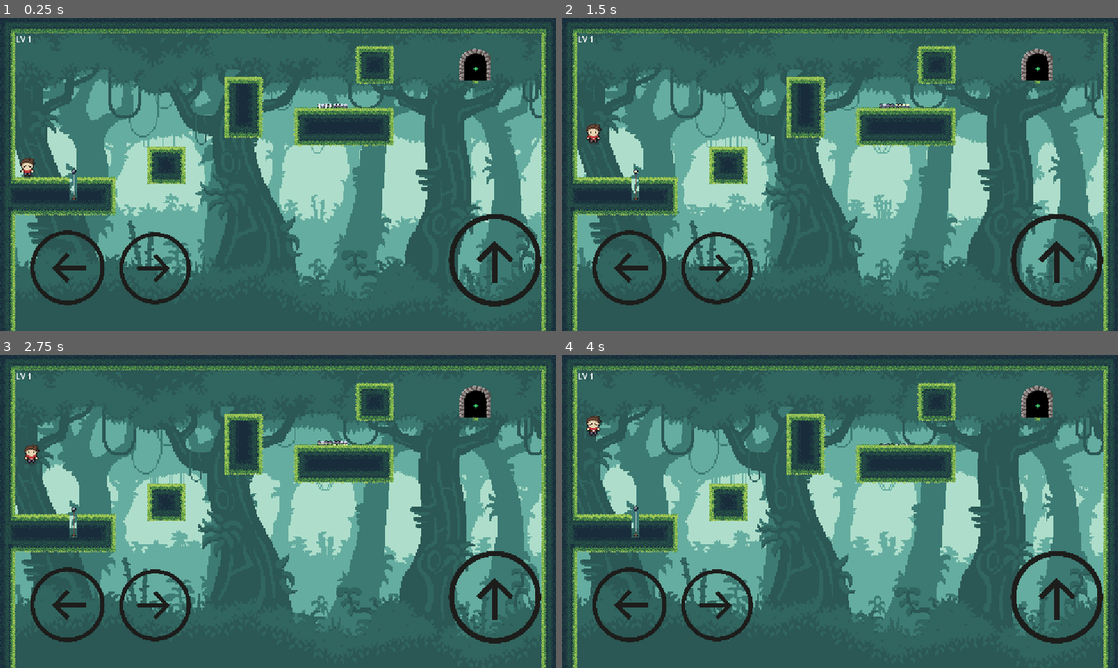
Above: before the commit, frames 1-4 (two rows, left to right).
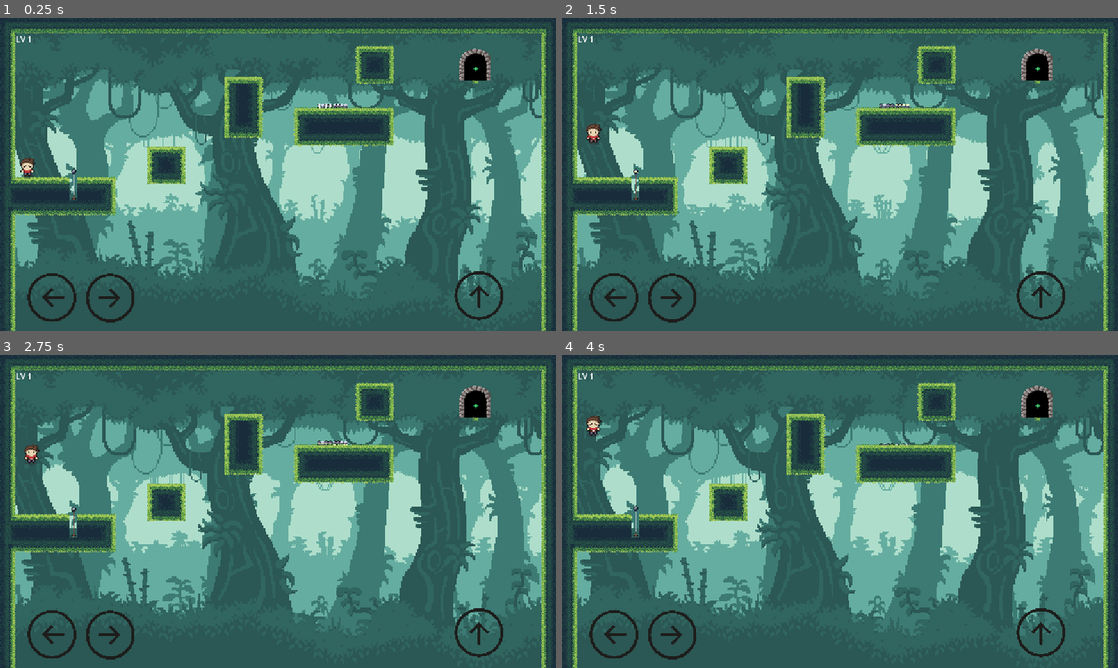
Above: after the commit, the same moments.

Repository: Tad-Min/Troll_Demo_Project-Godot-
Game: Godot game, scene res://scenes/Level/Lv1.tscn
Same seed, same stepped clock (60 frames per second), same inputs: the game is played once before the commit and once after it.
Inputs:
- Up to frame 1 (0.25 s): no input
- Up to frame 2 (1.5 s): hold D (move_right) from 0.53 s (still down); tap X (die) at 0.6, 1.35 s; tap Space (jump) at 0.77 s
- Up to frame 3 (2.75 s): tap Space (jump) at 1.52 s; release D (move_right) at 2.03 s; hold A (move_left) from 2.03 s (still down); tap X (die) at 2.1 s
- Up to frame 4 (4 s): release A (move_left) at 2.78 s; hold D (move_right) from 2.78 s (still down); tap X (die) at 2.85, 3.6 s; tap Space (jump) at 3.02, 3.77 s

The runs differ from the first frame. In frame 1, 3.1% of the frame differs, in the area x 4-98%, y 62-98%; in frame 2, 3.1%; in frame 3, 3.1%; in frame 4, 3.1%.

Commit message:
add main menu screen

Diff:
--- a/scenes/Level/Lv1.tscn
+++ b/scenes/Level/Lv1.tscn
@@ -2,15 +2,15 @@
 
 [ext_resource type="Texture2D" uid="uid://b4nwcsxfx7vup" path="res://Jungle Asset Pack/parallax background/plx-1.png" id="1_7p65b"]
 [ext_resource type="Texture2D" uid="uid://descvt2cpevhr" path="res://Jungle Asset Pack/parallax background/plx-2.png" id="2_oskok"]
-[ext_resource type="Script" path="res://scenes/Level/background.gd" id="2_trgvg"]
+[ext_resource type="Script" uid="uid://5dns7nk120qa" path="res://scenes/Level/background.gd" id="2_trgvg"]
 [ext_resource type="Texture2D" uid="uid://dxbd45vbvo4a2" path="res://Jungle Asset Pack/parallax background/plx-4.png" id="3_l3d6l"]
 [ext_resource type="Texture2D" uid="uid://d3xgijnl3lvhn" path="res://Jungle Asset Pack/parallax background/plx-5.png" id="4_215dr"]
 [ext_resource type="Texture2D" uid="uid://cf0it5t65w2y0" path="res://Jungle Asset Pack/jungle tileset/jungle tileset.png" id="5_fqcln"]
 [ext_resource type="PackedScene" uid="uid://dhqdda1mfogu7" path="res://scenes/player.tscn" id="6_oskok"]
 [ext_resource type="PackedScene" uid="uid://sg7rvsrlocap" path="res://scenes/manager.tscn" id="8_215dr"]
-[ext_resource type="PackedScene" uid="uid://c3s1s0rrb27tt" path="res://scenes/Trap/Spike.tscn" id="9_3u6yt"]
+[ext_resource type="PackedScene" uid="uid://c3s1s0rrb27tt" path="res://scenes/Trap/spike.tscn" id="9_3u6yt"]
 [ext_resource type="PackedScene" uid="uid://43frl41ejo30" path="res://scenes/portal.tscn" id="9_fqcln"]
-[ext_resource type="PackedScene" path="res://scenes/Trap/Spear.tscn" id="10_3u6yt"]
+[ext_resource type="PackedScene" uid="uid://cv6o78ycwh72" path="res://scenes/Trap/Spear.tscn" id="10_3u6yt"]
 
 [sub_resource type="TileSetAtlasSource" id="TileSetAtlasSource_oskok"]
 texture = ExtResource("5_fqcln")
--- a/scenes/Level/Lv2.tscn
+++ b/scenes/Level/Lv2.tscn
@@ -8,7 +8,7 @@
 [ext_resource type="Texture2D" uid="uid://cf0it5t65w2y0" path="res://Jungle Asset Pack/jungle tileset/jungle tileset.png" id="5_w6d4j"]
 [ext_resource type="PackedScene" uid="uid://43frl41ejo30" path="res://scenes/portal.tscn" id="6_g4q3r"]
 [ext_resource type="PackedScene" uid="uid://dhqdda1mfogu7" path="res://scenes/player.tscn" id="7_vyjv3"]
-[ext_resource type="PackedScene" uid="uid://c3s1s0rrb27tt" path="res://scenes/Trap/Spike.tscn" id="8_7e7dt"]
+[ext_resource type="PackedScene" uid="uid://c3s1s0rrb27tt" path="res://scenes/Trap/spike.tscn" id="8_7e7dt"]
 [ext_resource type="PackedScene" uid="uid://sg7rvsrlocap" path="res://scenes/manager.tscn" id="8_ctqag"]
 
 [sub_resource type="TileSetAtlasSource" id="TileSetAtlasSource_oskok"]
@@ -1470,7 +1470,7 @@
 scale = Vector2(2, 2)
 
 [node name="Portal" parent="." instance=ExtResource("6_g4q3r")]
-position = Vector2(960, 344)
+position = Vector2(178, 299)
 stage_to_unlock = 2
 
 [node name="Manager" parent="." instance=ExtResource("8_ctqag")]
--- /dev/null
+++ b/scenes/main_menu.tscn
@@ -0,0 +1,51 @@
+[gd_scene load_steps=5 format=3 uid="uid://r1wevnxcj7kt"]
+
+[ext_resource type="Script" uid="uid://cq2h87phkluov" path="res://scripts/main_menu.gd" id="1_wu84c"]
+[ext_resource type="Texture2D" uid="uid://bs0loabqe27n0" path="res://buttonImage/Screenshot 2025-09-11 100525.png" id="2_8ln24"]
+[ext_resource type="Texture2D" uid="uid://bugeuw1iafpa7" path="res://buttonImage/Screenshot 2025-09-11 100534.png" id="3_rtw2f"]
+[ext_resource type="Texture2D" uid="uid://dbifbofthih0e" path="res://buttonImage/Screenshot 2025-09-11 100543.png" id="4_oa1go"]
+
+[node name="Main Menu" type="Node2D"]
+script = ExtResource("1_wu84c")
+
+[node name="ColorRect" type="ColorRect" parent="."]
+offset_right = 1153.0
+offset_bottom = 650.0
+color = Color(0.443137, 1, 0.831373, 1)
+
+[node name="Button_Manager" type="Control" parent="."]
+layout_mode = 3
+anchors_preset = 0
+offset_right = 40.0
+offset_bottom = 40.0
+
+[node name="Start" type="TextureButton" parent="Button_Manager"]
+layout_mode = 0
+offset_left = 688.0
+offset_top = 210.0
+offset_right = 1272.0
+offset_bottom = 364.0
+scale = Vector2(0.5, 0.5)
+texture_normal = ExtResource("2_8ln24")
+
+[node name="Options" type="TextureButton" parent="Button_Manager"]
+layout_mode = 0
+offset_left = 690.0
+offset_top = 327.0
+offset_right = 1268.0
+offset_bottom = 481.0
+scale = Vector2(0.5, 0.5)
+texture_normal = ExtResource("3_rtw2f")
+
+[node name="Quit" type="TextureButton" parent="Button_Manager"]
+layout_mode = 0
+offset_left = 688.0
+offset_top = 446.0
+offset_right = 1269.0
+offset_bottom = 600.0
+scale = Vector2(0.5, 0.5)
+texture_normal = ExtResource("4_oa1go")
+
+[connection signal="pressed" from="Button_Manager/Start" to="." method="_on_start_pressed"]
+[connection signal="pressed" from="Button_Manager/Options" to="." method="_on_options_pressed"]
+[connection signal="pressed" from="Button_Manager/Quit" to="." method="_on_quit_pressed"]
--- a/scenes/move_buttons.tscn
+++ b/scenes/move_buttons.tscn
@@ -7,19 +7,19 @@
 [node name="MobileControls" type="CanvasLayer"]
 
 [node name="Left" type="TouchScreenButton" parent="."]
-position = Vector2(20, 437)
-scale = Vector2(0.162245, 0.162245)
+position = Vector2(29, 526)
+scale = Vector2(0.106, 0.106)
 texture_normal = ExtResource("1_shmq3")
 action = "move_left"
 
 [node name="Right" type="TouchScreenButton" parent="."]
-position = Vector2(206, 441)
-scale = Vector2(0.156122, 0.156122)
+position = Vector2(150, 527)
+scale = Vector2(0.106, 0.106)
 texture_normal = ExtResource("2_e1rc4")
 action = "move_right"
 
 [node name="Jump" type="TouchScreenButton" parent="."]
-position = Vector2(877, 402)
-scale = Vector2(0.20102, 0.20102)
+position = Vector2(914, 522)
+scale = Vector2(0.106, 0.106)
 texture_normal = ExtResource("3_cnyym")
 action = "jump"
--- /dev/null
+++ b/scripts/main_menu.gd
@@ -0,0 +1,14 @@
+extends Node2D
+
+
+
+func _on_start_pressed() -> void:
+	get_tree().change_scene_to_file("res://scenes/Level/Lv1.tscn")
+
+
+func _on_options_pressed() -> void:
+	get_tree().change_scene_to_file("res://scenes/Level/Lv2.tscn")
+
+
+func _on_quit_pressed() -> void:
+	get_tree().quit()
Binary file added: buttonImage/Screenshot 2025-09-11 100525.png
Not shown, added: buttonImage/Screenshot 2025-09-11 100525.png.import
Binary file added: buttonImage/Screenshot 2025-09-11 100534.png
Not shown, added: buttonImage/Screenshot 2025-09-11 100534.png.import
Binary file added: buttonImage/Screenshot 2025-09-11 100543.png
Not shown, added: buttonImage/Screenshot 2025-09-11 100543.png.import
Not shown: 1 places in scenes/Level/Lv2.tscn that only renumber resources
Not shown, added: scripts/main_menu.gd.uid
